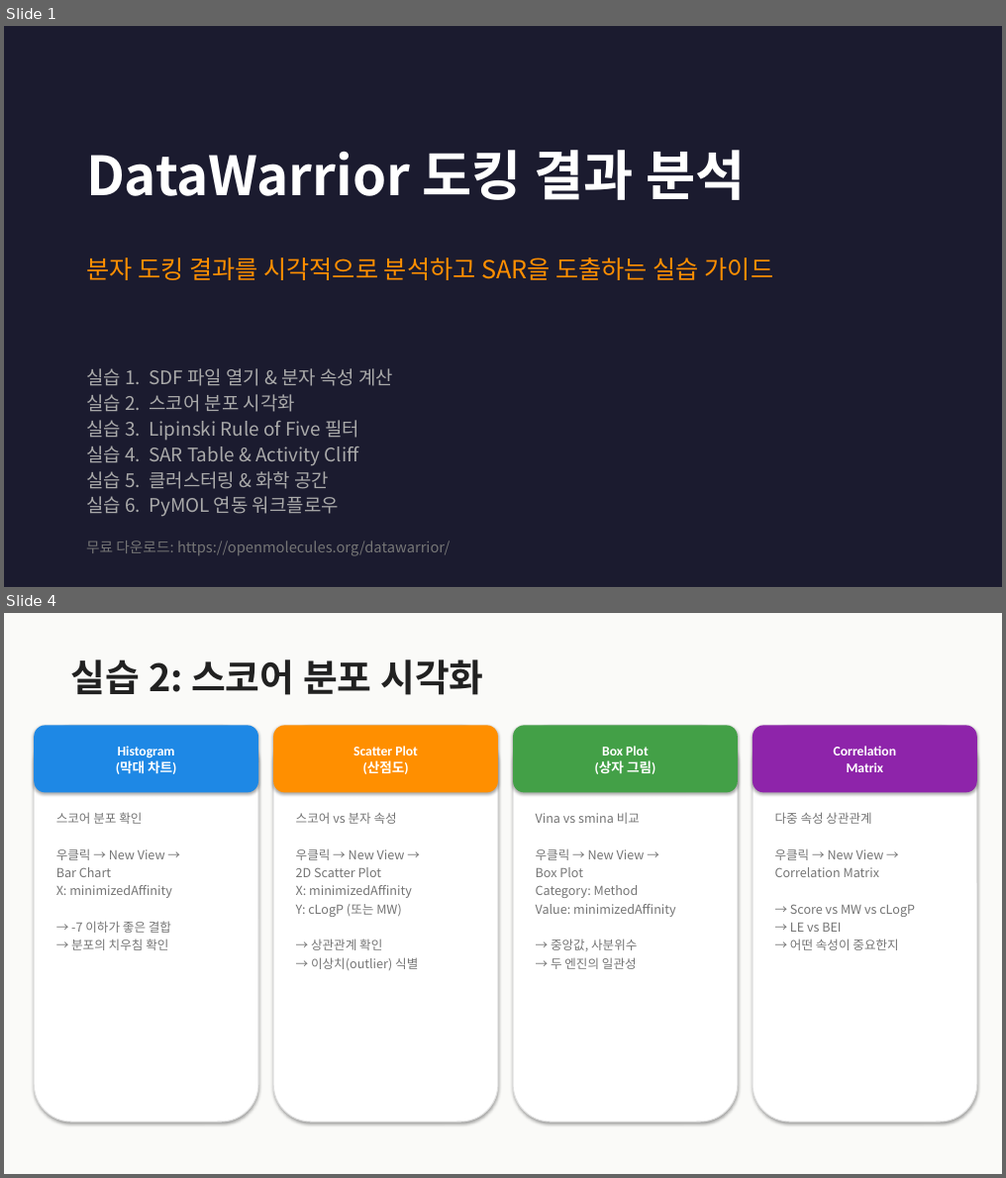
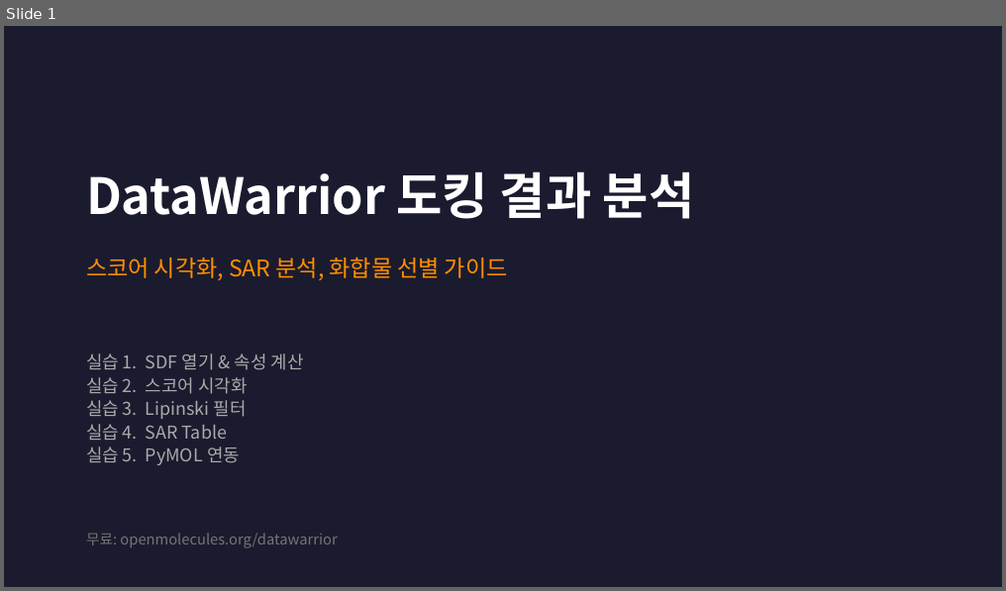
Before and after one commit to fourmodern/molecular_docking_tutorial, a slide deck: DataWarrior_Tutorial.pptx. Shown one above the other, each under a label of ours: slides 1 and 4 before the commit, slide 1 after it; the slides between them are not shown. The pictures are 1006x1178 and 1006x591 pixels, drawn with LibreOffice and Linux fonts; fonts in the diff are those of the drawing. Boxes give left, top, right and bottom in pixels: in the first picture for what was removed or moved away, otherwise in the second. Text is boxed around its words. In the diff, an @@ line names an element or a change of style, - is before the commit and + after.

```diff
--- a/DataWarrior_Tutorial.pptx
+++ b/DataWarrior_Tutorial.pptx
@@ slide 4 removed at bbox=[4, 613, 1002, 1174], background #FFFFFF @@
@@ rectangle removed at bbox=[4, 613, 1002, 1174] @@
@@ text removed at bbox=[71, 660, 483, 695] @@
-실습 2: 스코어 분포 시각화
@@ rounded rectangle removed at bbox=[34, 725, 258, 1122] @@
@@ rounded rectangle removed at bbox=[34, 725, 258, 792] @@
-Histogram
-(막대 차트)
@@ rounded rectangle removed at bbox=[273, 725, 498, 1122] @@
@@ rounded rectangle removed at bbox=[273, 725, 498, 792] @@
-Scatter Plot
-(산점도)
@@ rounded rectangle removed at bbox=[513, 725, 738, 1122] @@
@@ rounded rectangle removed at bbox=[513, 725, 738, 792] @@
-Box Plot
-(상자 그림)
@@ rounded rectangle removed at bbox=[752, 725, 977, 1122] @@
@@ rounded rectangle removed at bbox=[752, 725, 977, 792] @@
-Correlation
-Matrix
@@ text removed at bbox=[56, 812, 172, 951] @@
-스코어 분포 확인
-우클릭 → New View →
-Bar Chart
-X: minimizedAffinity
-→ -7 이하가 좋은 결합
-→ 분포의 치우침 확인
@@ text removed at bbox=[296, 812, 418, 970] @@
-스코어 vs 분자 속성
-우클릭 → New View →
-2D Scatter Plot
-X: minimizedAffinity
-Y: cLogP (또는 MW)
-→ 상관관계 확인
-→ 이상치(outlier) 식별
@@ text removed at bbox=[536, 813, 676, 969] @@
-Vina vs smina 비교
-우클릭 → New View →
-Box Plot
-Category: Method
-Value: minimizedAffinity
-→ 중앙값, 사분위수
-→ 두 엔진의 일관성
@@ text removed at bbox=[775, 812, 915, 951] @@
-다중 속성 상관관계
-우클릭 → New View →
-Correlation Matrix
-→ Score vs MW vs cLogP
-→ LE vs BEI
-→ 어떤 속성이 중요한지
@@ slide 1 changed as well @@
@@ text "DataWarrior 도킹 결과 분석": place and size @@
-text "DataWarrior 도킹 결과 분석" at bbox=[86, 150, 745, 200]
+text "DataWarrior 도킹 결과 분석" at bbox=[86, 172, 695, 219]
@@ text "DataWarrior 도킹 결과 분석" at bbox=[86, 172, 695, 219]: size 52 to 48 pt; less space between paragraphs @@
@@ text at bbox=[86, 257, 508, 280]: text changed; size 24 to 22 pt @@
-분자 도킹 결과를 시각적으로 분석하고 SAR을 도출하는 실습 가이드
+스코어 시각화, SAR 분석, 화합물 선별 가이드
@@ text at bbox=[86, 354, 304, 466]: text changed; size 18 to 17 pt @@
-실습 1. SDF 파일 열기 & 분자 속성 계산
-실습 2. 스코어 분포 시각화
-실습 3. Lipinski Rule of Five 필터
-실습 4. SAR Table & Activity Cliff
-실습 5. 클러스터링 & 화학 공간
-실습 6. PyMOL 연동 워크플로우
+실습 1. SDF 열기 & 속성 계산
+실습 2. 스코어 시각화
+실습 3. Lipinski 필터
+실습 4. SAR Table
+실습 5. PyMOL 연동
@@ text at bbox=[86, 533, 337, 549]: text changed @@
-무료 다운로드: https://openmolecules.org/datawarrior/
+무료: openmolecules.org/datawarrior
```
Also in this commit, not shown: 5 other slides changed, 1 slide added, 3 other slides removed, 1 other file.
